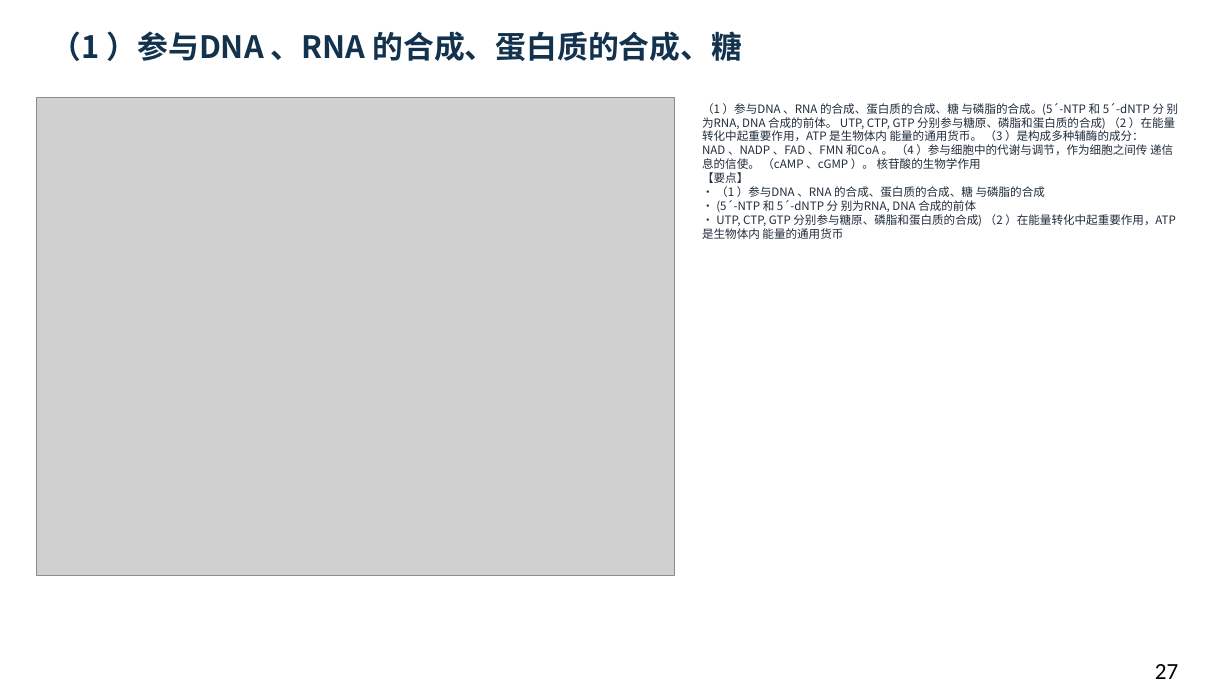
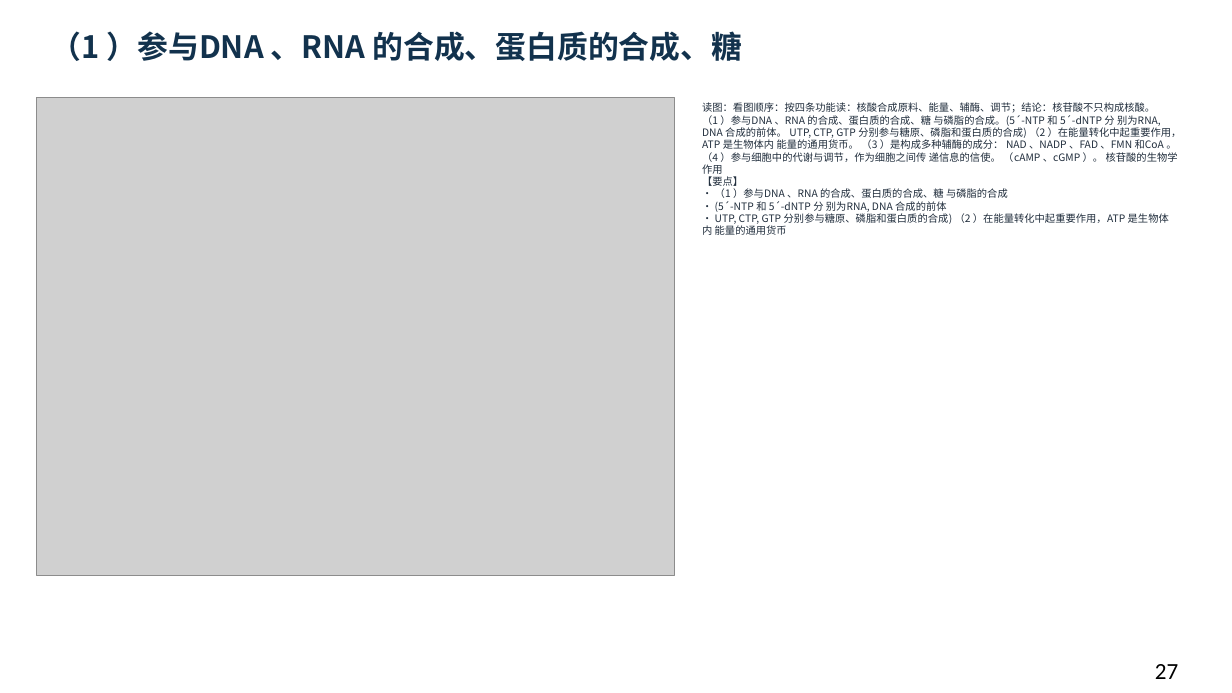
Before and after one commit to newkan-li/Biochemistry, a slide deck: slide 27 of downloads/bc11-ai-style.pptx. Drawn at 1232x693 pixels with LibreOffice and Linux fonts; fonts in the diff are those of the drawing; grey boxes stand for pictures. Boxes give left, top, right and bottom in pixels: in the first picture for what was removed or moved away, otherwise in the second. Text is boxed around its words. In the diff, an @@ line names an element or a change of style, - is before the commit and + after.

```diff
--- a/downloads/bc11-ai-style.pptx
+++ b/downloads/bc11-ai-style.pptx
@@ text at (x1=702, y1=102, x2=1182, y2=235): text changed; size 9 to 8 pt @@
-（1 ）参与DNA 、RNA 的合成、蛋白质的合成、糖 与磷脂的合成。(5´-NTP 和 5´-dNTP 分 别为RNA, DNA 合成的前体。 UTP, CTP, GTP 分别参与糖原、磷脂和蛋白质的合成) （2 ）在能量转化中起重要作用，ATP 是生物体内 能量的通用货币。 （3 ）是构成多种辅酶的成分： NAD 、NADP 、FAD 、FMN 和CoA 。 （4 ）参与细胞中的代谢与调节，作为细胞之间传 递信息的信使。 （cAMP 、cGMP ）。 核苷酸的生物学作用
-【要点】
-• （1 ）参与DNA 、RNA 的合成、蛋白质的合成、糖 与磷脂的合成
-• (5´-NTP 和 5´-dNTP 分 别为RNA, DNA 合成的前体
-• UTP, CTP, GTP 分别参与糖原、磷脂和蛋白质的合成) （2 ）在能量转化中起重要作用，ATP 是生物体内 能量的通用货币
+读图：看图顺序：按四条功能读：核酸合成原料、能量、辅酶、调节；结论：核苷酸不只构成核酸。
+（1 ）参与DNA 、RNA 的合成、蛋白质的合成、糖 与磷脂的合成。(5´-NTP 和 5´-dNTP 分 别为RNA, DNA 合成的前体。 UTP, CTP, GTP 分别参与糖原、磷脂和蛋白质的合成) （2 ）在能量转化中起重要作用，ATP 是生物体内 能量的通用货币。 （3 ）是构成多种辅酶的成分： NAD 、NADP 、FAD 、FMN 和CoA 。 （4 ）参与细胞中的代谢与调节，作为细胞之间传 递信息的信使。 （cAMP 、cGMP ）。 核苷酸的生物学作用
+【要点】
+• （1 ）参与DNA 、RNA 的合成、蛋白质的合成、糖 与磷脂的合成
+• (5´-NTP 和 5´-dNTP 分 别为RNA, DNA 合成的前体
+• UTP, CTP, GTP 分别参与糖原、磷脂和蛋白质的合成) （2 ）在能量转化中起重要作用，ATP 是生物体内 能量的通用货币
```
Also in this commit, not shown: 135 other slides changed, 6 other files.
